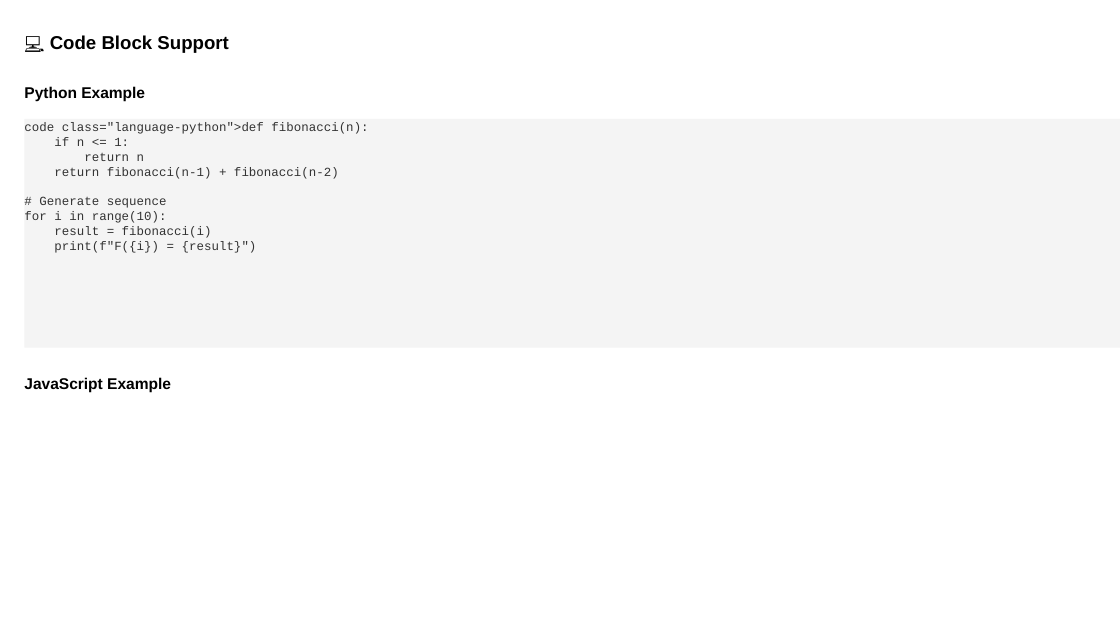
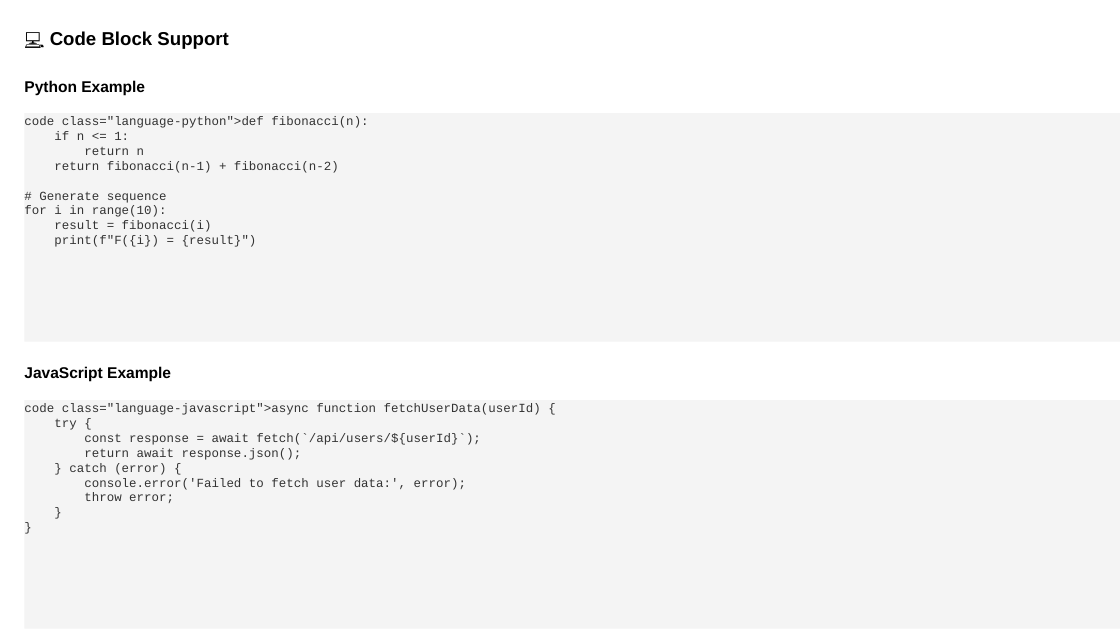
Before and after one commit to louisazhou/slidegenerator, a slide deck: slide 5 of output/comprehensive_demo_default.pptx (slide 6 before the commit). Drawn at 1120x630 pixels with LibreOffice and Linux fonts; fonts in the diff are those of the drawing. Boxes give left, top, right and bottom in pixels: in the first picture for what was removed or moved away, otherwise in the second. Text is boxed around its words. In the diff, an @@ line names an element or a change of style, - is before the commit and + after.

Commit message:
still need to solve code blocks heights, the html's bullet rendering, and html's figure height not calculated correctly

```diff
--- a/output/comprehensive_demo_default.pptx
+++ b/output/comprehensive_demo_default.pptx
@@ rectangle "code class="language-python">def fibonacci(n): if n ...": place and size @@
-rectangle "code class="language-python">def fibonacci(n): if n ..." at bbox=[25, 119, 1120, 347]
+rectangle "code class="language-python">def fibonacci(n): if n ..." at bbox=[25, 113, 1120, 342]
@@ line spacing 1.4 to 1.2 in 4 elements at bbox=[50, 31, 228, 49], bbox=[24, 80, 145, 96], bbox=[25, 113, 1120, 342], bbox=[24, 366, 171, 381] @@
@@ rectangle added at bbox=[25, 400, 1120, 628], fill #F4F4F4, 8 pt, text #333333 @@
+code class="language-javascript">async function fetchUserData(userId) {
+try {
+const response = await fetch(`/api/users/${userId}`);
+return await response.json();
+} catch (error) {
+console.error('Failed to fetch user data:', error);
+throw error;
+}
+}
```
Also in this commit, not shown: 18 other slides changed, 4 slides removed, 17 other files.
